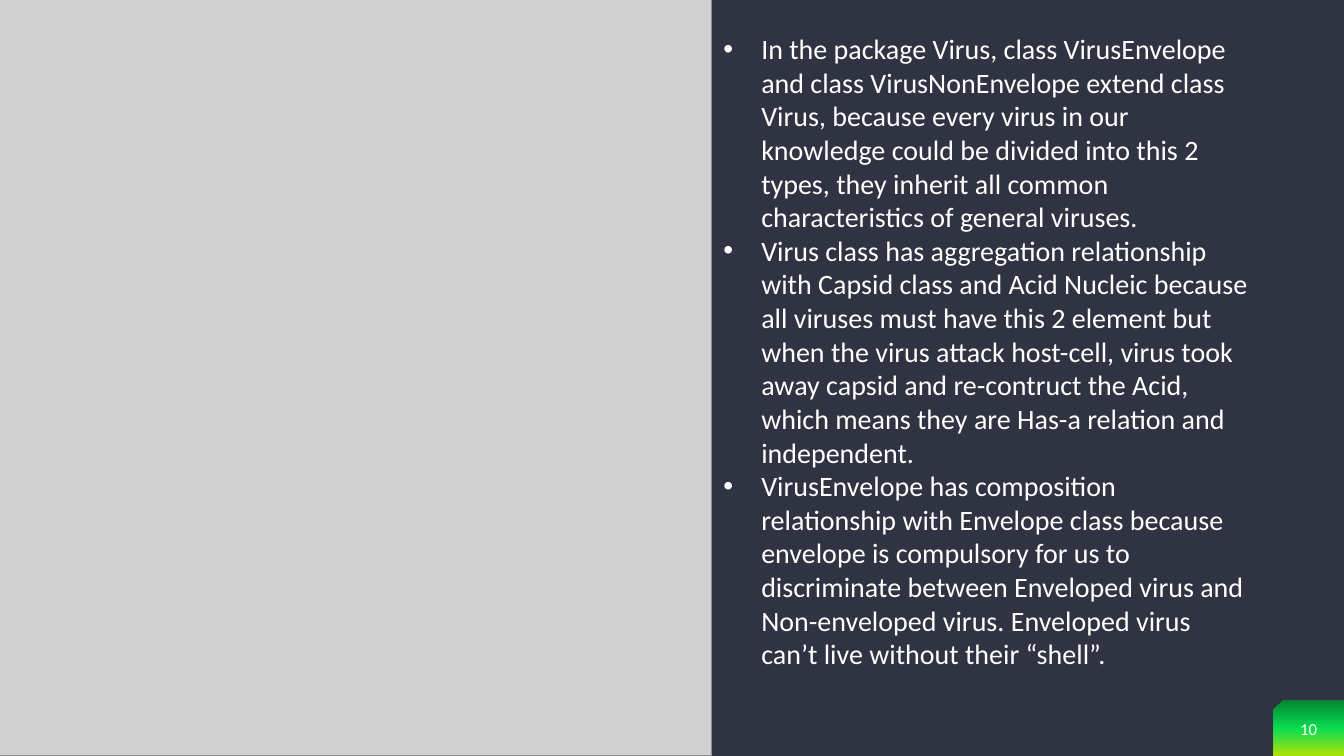
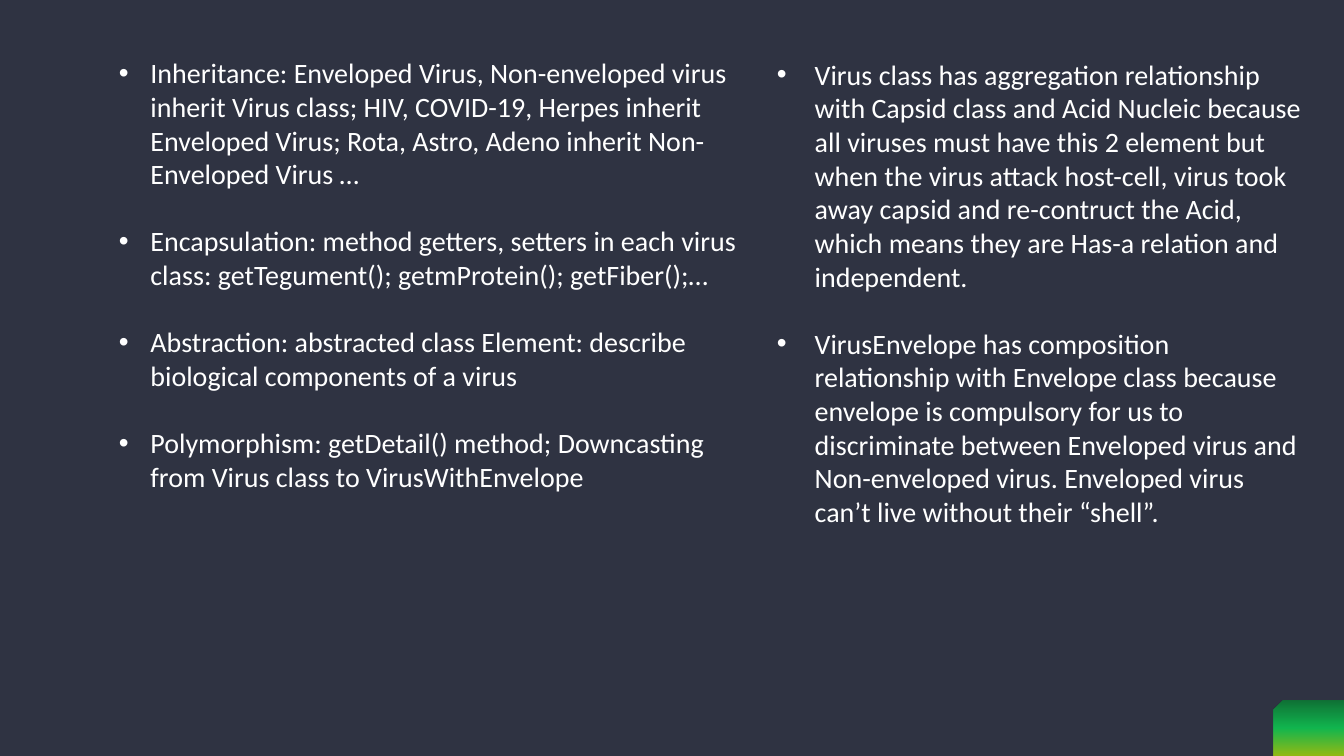
Before and after one commit to tqthai2001/OOLT.ICT.20212.Team06, a slide deck: slide 9 of Presentation/presentation.pptx (slide 10 before the commit). Drawn at 1344x756 pixels with LibreOffice and Linux fonts; fonts in the diff are those of the drawing; grey boxes stand for pictures; background and template pictures are left out. Boxes give left, top, right and bottom in pixels: in the first picture for what was removed or moved away, otherwise in the second. Text is boxed around its words. In the diff, an @@ line names an element or a change of style, - is before the commit and + after.

Commit message:
update class diagram

```diff
--- a/Presentation/presentation.pptx
+++ b/Presentation/presentation.pptx
@@ picture removed at (x1=0, y1=0, x2=712, y2=756) @@
@@ rectangle removed at (x1=88, y1=55, x2=1260, y2=685) @@
@@ text at (x1=761, y1=39, x2=1226, y2=232): paragraph removed @@
-• In the package Virus, class VirusEnvelope and class VirusNonEnvelope extend class Virus, because every virus in our knowledge could be divided into this 2 types, they inherit all common characteristics of general viruses.
@@ text "Virus class has aggregation relationship ..." moved from (x1=761, y1=39, x2=1247, y2=664) to (x1=815, y1=65, x2=1300, y2=522) @@
@@ text added at (x1=150, y1=63, x2=735, y2=492), 20 pt, text #FFFFFF @@
+• Inheritance: Enveloped Virus, Non-enveloped virus inherit Virus class; HIV, COVID-19, Herpes inherit Enveloped Virus; Rota, Astro, Adeno inherit Non-Enveloped Virus …
+• Encapsulation: method getters, setters in each virus class: getTegument(); getmProtein(); getFiber();…
+• Abstraction: abstracted class Element: describe biological components of a virus
+• Polymorphism: getDetail() method; Downcasting from Virus class to VirusWithEnvelope
@@ snip rect removed at (x1=1273, y1=701, x2=1344, y2=756) @@
@@ page number removed at (x1=1300, y1=721, x2=1317, y2=735) @@
-10
```
Also in this commit, not shown: 9 other slides changed, 1 slide removed, 30 other files.
